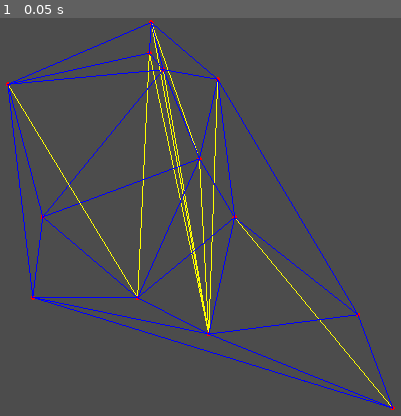
Above: before the commit, frame 1.
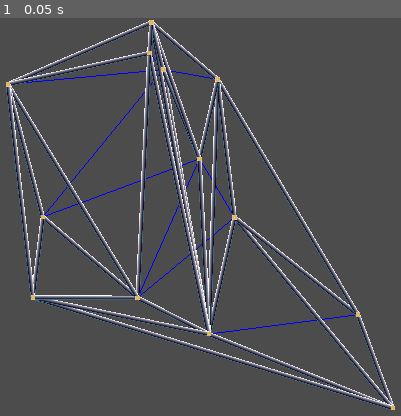
Above: after the commit, the same moment.

Repository: Ghoulean/KomuroGame
Game: Godot game, scene res://Scenes/Gameplay.tscn
The game is run twice, just before and just after one commit, with the same random seed, the same clock (stepped at 60 frames per second) and the same inputs.
Inputs:
- Up to frame 1 (0.05 s): no input

The runs differ from the first frame. In frame 1, 12% of the frame differs, in the area x 1-99%, y 0-99%.

Commit message:
Playable prototype

Diff:
--- a/Game/GameEngine.gd
+++ b/Game/GameEngine.gd
@@ -27,6 +27,7 @@
         return
     _level += 1
     emit_signal("new_level")
+    print(_graph.get_triangles().size())
 
 func get_graph():
     return _graph
--- a/Game/Geometry/Graph.gd
+++ b/Game/Geometry/Graph.gd
@@ -115,21 +115,6 @@
     if !is_vertex(v1) || !is_vertex(v2):
         return false
     return _edges[v1][v2]
-
-func randomize_edges():
-    assert(_vertices != null)
-    assert(_vertices.size() >= 3)
-    assert(_triangles != null)
-    assert(_triangles.size() > 0)
-    var flips = _vertices.size() * 0
-    while flips > 0:
-        var j = _rng.randi() % _vertices.size()
-        var random_v = _vertices[j]
-        var adj = _get_adjacent(random_v)
-        j = _rng.randi() % adj.size()
-        var random_v2 = adj[j]
-        if flip_edge(random_v, random_v2):
-            flips -= 1
 
 # Delaunay triangulation algorithm
 func BowyerWatson():
@@ -223,39 +208,50 @@
 # unattach v1-v2 and add v3-v4
 func flip_edge(v1, v2):
     if !is_edge(v1, v2):
+        print("fail: not an edge")
         return false
     var commons = _common_vertex(v1, v2)
     if commons.size() < 2:
+        print("fail: can't find enough commons")
         return false
     assert(commons.size() == 2)
     # test if quadrilateral is convex; abort otherwise
     if Triangle.new(v1, v2, commons[0]).is_inside_triangle(commons[1]):
+        print("fail: not quadrilateral")
         return false
     if Triangle.new(v1, v2, commons[1]).is_inside_triangle(commons[0]):
+        print("fail: not quadrilateral")
         return false
     if Triangle.new(v1, commons[0], commons[1]).is_inside_triangle(v2):
+        print("fail: not quadrilateral")
         return false
     if Triangle.new(v2, commons[0], commons[1]).is_inside_triangle(v1):
-        return false
-    var change_triangles = get_triangle([v1, v2])
+        print("fail: not quadrilateral")
+        return false
+    var change_triangles = _get_triangle([v1, v2])
     var new_triangles = [Triangle.new(v1, commons[0], commons[1]), Triangle.new(v2, commons[0], commons[1])]
     _unset_edge(v1, v2)
     _set_edge(commons[0], commons[1])
     for t in change_triangles:
         for i in range(_triangles.size()):
             if _triangles[i].equals(t):
+                print("removing ", _triangles[i])
                 _triangles.remove(i)
                 break
     _triangles.append_array(new_triangles)
-    return true
-    # print("flipped: ", v1, v2, " with ", commons[0], commons[1])
-
-func get_triangle(vs):
+    print("flipped: ", v1, v2, " with ", commons[0], commons[1])
+    print("added ", new_triangles)
+    return commons
+
+func _get_triangle(vs):
     var tris = []
     for t in _triangles:
+        var valid = true
         for v in vs:
             if !t.has_vertex(v):
-                continue
+                valid = false
+                break
+        if valid:
             tris.append(t)
     return tris
 
--- a/Game/UI_Components/GameDrawer.gd
+++ b/Game/UI_Components/GameDrawer.gd
@@ -10,10 +10,26 @@
 var _n_triangles
 
 func init(graph, goal):
+    _n_vertices = []
+    _n_lines = []
+    _n_triangles = []
+
     _graph = graph
     var vertices = graph.get_vertices()
+    for v1 in vertices:
+        for v2 in vertices:
+            if !graph._lexicographic_comparator(v1, v2):
+                continue
+            if graph.is_edge(v1, v2):
+                var game_line = GameLine.instance()
+                get_parent().add_child(game_line)
+                game_line.init(graph, v1, v2)
+                _n_lines.append(game_line)
     for v in vertices:
-        pass
+        var game_vertex = GameVertex.instance()
+        get_parent().add_child(game_vertex)
+        game_vertex.init(graph, v)
+        _n_vertices.append(game_vertex)
 
 func _process(_delta):
     if _graph:
--- a/Game/UI_Components/GameLine.gd
+++ b/Game/UI_Components/GameLine.gd
@@ -1,16 +1,33 @@
-extends TextureRect
+extends Area2D
 # GameLine.gd
 
-var v1_node
-var v2_node
+var _graph
+var v1
+var v2
+
+func init(graph, n1, n2):
+    _graph = graph
+    set_node(n1, n2)
 
 func set_node(n1, n2):
-    v1_node = n1
-    v2_node = n2
+    v1 = n1
+    v2 = n2
+    set_position(n1.linear_interpolate(n2, 0.5))
+    set_rotation(n1.angle_to_point(n2) + PI / 2)
+    var distance = n1.distance_to(n2)
+    set_scale(Vector2(1.0 / 128, distance / 128.0))
 
 func _process(delta):
     pass
 
-func _input(event):
-    if event is InputEventMouseButton:
-        print("It is a mouse click.")
+func _input_event(viewport, event, shape_idx):
+    if event is InputEventMouseButton \
+    and event.button_index == BUTTON_LEFT \
+    and event.is_pressed():
+        self.on_click()
+
+func on_click():
+    var new_vertices = _graph.flip_edge(v1, v2)
+    if !new_vertices:
+        return
+    set_node(new_vertices[0], new_vertices[1])
--- a/Game/UI_Components/GameVertex.gd
+++ b/Game/UI_Components/GameVertex.gd
@@ -1,7 +1,13 @@
-extends TextureRect
+extends Node2D
 # GameVertex.gd
 
+var _graph
 var vertex
 
-func _init(v):
+func _ready():
+    set_scale(Vector2(1, 1) / 128)
+
+func init(graph, v):
+    _graph = graph
     vertex = v
+    set_position(vertex)
--- a/Game/UI_Components/UI.gd
+++ b/Game/UI_Components/UI.gd
@@ -8,6 +8,7 @@
 
 onready var _drawer = $Game/Drawer
 onready var _drawer2 = $Game/Drawer2
+onready var _gamedrawer = $Game/GameDrawer
 
 onready var _windows_size = OS.get_window_size()
 # min margin from any one side
@@ -18,6 +19,7 @@
     update_canvas()
     _drawer.init(game_engine.get_graph(), Color(1.0, 1.0, 0))
     _drawer2.init(game_engine.get_goal(), Color(0, 0, 1.0))
+    _gamedrawer.init(game_engine.get_graph(), game_engine.get_goal())
 
 func update_canvas():
     var bounds = _game_engine.get_graph().get_bounds().grow(margins)
--- a/Scenes/UI_Components/GameLine.tscn
+++ b/Scenes/UI_Components/GameLine.tscn
@@ -1,19 +1,17 @@
-[gd_scene load_steps=3 format=2]
+[gd_scene load_steps=4 format=2]
 
 [ext_resource path="res://Assets/LineTexture.png" type="Texture" id=1]
 [ext_resource path="res://Game/UI_Components/GameLine.gd" type="Script" id=2]
 
-[node name="TextureRect" type="TextureRect"]
-anchor_left = 0.00030899
-anchor_right = 0.00030899
-margin_left = -32.3337
-margin_top = -32.0
-margin_right = 31.6663
-margin_bottom = 32.0
+[sub_resource type="RectangleShape2D" id=1]
+extents = Vector2( 64, 64 )
+
+[node name="Area2D" type="Area2D"]
+script = ExtResource( 2 )
+
+[node name="TextureRect" type="Sprite" parent="."]
 texture = ExtResource( 1 )
-expand = true
-stretch_mode = 2
-script = ExtResource( 2 )
-__meta__ = {
-"_edit_use_anchors_": false
-}
+region_rect = Rect2( 0, 0, 1, 1 )
+
+[node name="CollisionShape2D" type="CollisionShape2D" parent="."]
+shape = SubResource( 1 )
--- a/Scenes/UI_Components/GameVertex.tscn
+++ b/Scenes/UI_Components/GameVertex.tscn
@@ -3,15 +3,7 @@
 [ext_resource path="res://Assets/VertexTexture.png" type="Texture" id=1]
 [ext_resource path="res://Game/UI_Components/GameVertex.gd" type="Script" id=2]
 
-[node name="GameVertex" type="TextureRect"]
-anchor_right = 1.0
-anchor_bottom = 1.0
-margin_right = -952.0
-margin_bottom = -592.0
+[node name="GameVertex" type="Sprite"]
+scale = Vector2( 0.01, 0.01 )
 texture = ExtResource( 1 )
-expand = true
-stretch_mode = 2
 script = ExtResource( 2 )
-__meta__ = {
-"_edit_use_anchors_": false
-}
